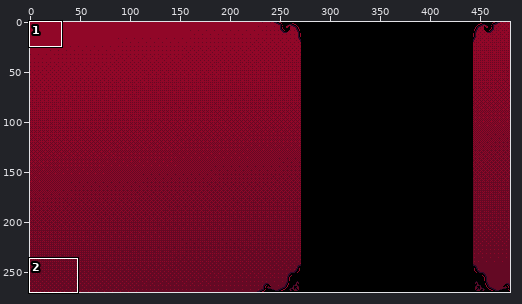
Pixel-art file: Succubus/Sprites/DevlogBackground.aseprite. Above: a wide view before the commit, with the close-up outlined.
Close-up. First the earlier version:
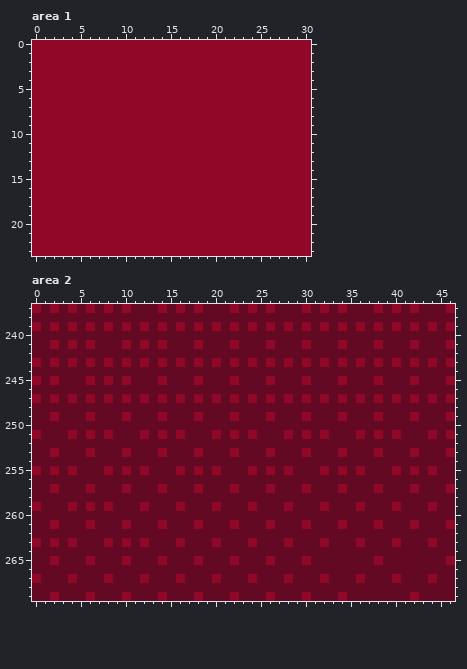
480x270 pixels, 1 frame. Shown: area 1: x 0..30, y 0..23; area 2: x 0..46, y 237..269. The commit also changed other parts of the picture, which this record leaves out.
New version:
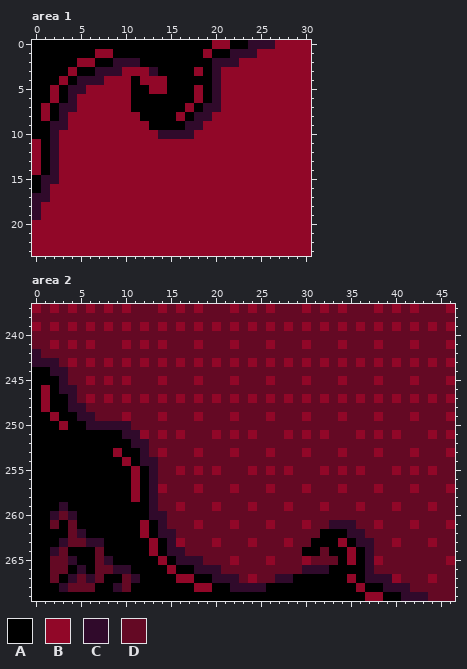
Palette (. is transparent): A #000000  B #910728  C #300a2b  D #640924
Edits made:
Changed rows in their new state; - is an unchanged pixel.
Area 1, layer "Layer 2":
first column x 0:
 0 AAAAAAAAAAAAAAAAAAAA--AACCC
 1 AAAAAAA--AAAAAAAAAA-AACCC--
 2 AAAAA--AACCCAAAAAAAACCC----
 3 AAAA-AACCC---CAAAA-AC------
 4 AAA-ACCC---A---AAAAAC------
 5 AA-ACC-----AA--AAA-AC------
 6 AA-AC------AAAAAAA-AC------
 7 A-ACC------AAAAAA-ACC------
 8 A-AC--------AAAA-ACC-------
 9 AACC---------AAAACC--------
10 AAC-----------CCCC---------
11 -AC------------------------
12 -AC------------------------
13 -AC------------------------
14 -AC------------------------
15 ACC------------------------
16 AC-------------------------
17 CC-------------------------
18 C--------------------------
19 C--------------------------
Area 2, layer "Layer 2":
first column x 0:
242 C-------------------------------------------
243 CCC-----------------------------------------
244 AACC----------------------------------------
245 AAAC----------------------------------------
246 ABACC---------------------------------------
247 ABAAC---------------------------------------
248 ABAACC--------------------------------------
249 AA-AACC-------------------------------------
250 AAABAACCCCC---------------------------------
251 AAAAAAAAAACC--------------------------------
252 AAAAAAAAAAACC-------------------------------
253 AAAAAAAAABAAC-------------------------------
254 AAAAAAAAAABACC------------------------------
255 AAAAAAAAAAABAC------------------------------
256 AAAAAAAAAAABAC------------------------------
257 AAAAAAAAAAABAC------------------------------
258 AAAAAAAAAAABAC------------------------------
259 AAACAAAAAAAAAC------------------------------
260 AAC-CAAAAAAAACC-----------------------------
261 AADA-AAAAAAABAC------------------CCC--------
262 AAAA-CAAAAAABACC----------------AAACC-------
263 AAACD-CCAAAAABAC---------------AAABACC------
264 AAC-AAA-AAAAABACC-------------AA-AABAC------
265 AAD-CAA-CAAAAA-ACCC---------------ABAC------
266 AA--ACA--CCAAAABAACCC---------CCCAAAAC------
267 AA-AC-C-AA-CAAAA-BAACCC----CCAAAAAABACCC----
268 AAAC---AAC-AAAAAAABBAACCCCAAAAAAAAAABAACCC--
269 AAAAAAAAAAAAAAAAAAAAAAAAAAAAAAAAAAAAABBAACCC
Where, in picture pixels (left, top, right, bottom), the same in both close-ups:
changed: (32, 40, 275, 220)
changed: (32, 349, 428, 601)
